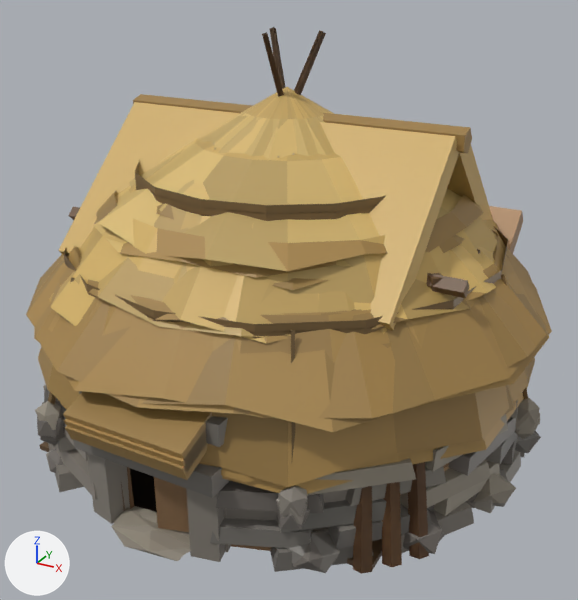
A saved change to the glTF model src/assets/band.glb.
Rendered twice from a 50 mm lens placed at (0.568, -1.026, 0.716), pointed at (0.006, -0.005, 0.205). Arrows for +X, +Y and +Z are at lower left; the lights stay in place. The older version comes first. Vertices at exactly the same position are counted once.

Before the edit, the objects in view are built like this:
```python
me_bld__hut1s = bpy.data.meshes.new('bld__hut1s')
me_bld__hut1s.from_pydata(...)  # 863 vertices, 1314 faces; spans x -0.41..0.407, y -0.411..0.389, z -0.006..0.495
me_bld__hut1s.materials.append(mat_defaultmaterial_007)
me_bld__leanto = bpy.data.meshes.new('bld__leanto')
me_bld__leanto.from_pydata(...)  # 124 vertices, 188 faces; spans x -0.32..0.32, y -0.134..0.274, z -0.008..0.356
me_bld__leanto.materials.append(mat_defaultmaterial_008)
me_bld__storehouse = bpy.data.meshes.new('bld__storehouse')
me_bld__storehouse.from_pydata(...)  # 144 vertices, 218 faces; spans x -0.27..0.27, y -0.275..0.221, z 0.0..0.502
me_bld__storehouse.materials.append(mat_defaultmaterial_012)
ob_bld__hut1s = bpy.data.objects.new('bld__hut1s', me_bld__hut1s)
ob_bld__hut1s.location = (0.0, 0.0, 0.0)
ob_bld__leanto = bpy.data.objects.new('bld__leanto', me_bld__leanto)
ob_bld__leanto.location = (0.0, 0.0, 0.0)
ob_bld__storehouse = bpy.data.objects.new('bld__storehouse', me_bld__storehouse)
ob_bld__storehouse.location = (0.0, 0.0, 0.0)
# also in view: 'bld__hut1d' at (-0.001, -0.007, 0.237); 'bld__hut0' at (0.002, 0.007, 0.302); 'bld__hut0s' at (0.006, -0.003, 0.303); 'bld__hut1' at (0.0, -0.008, 0.232); 'bld__hut0d' at (0.006, 0.001, 0.302)
```
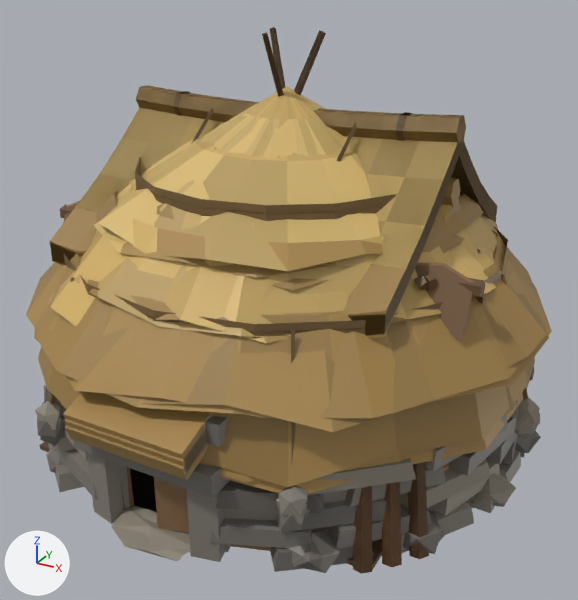
Pixel boxes (x1, y1, x2, y2) of what changed, in the pictures (578 x 600 px):
'bld__storehouse', reshaped (7% taller): before (58, 94, 493, 330); after (50, 85, 497, 338)
'bld__leanto', reshaped (mostly hidden): before (69, 206, 523, 298); after (60, 201, 534, 381)
'bld__storehoused', added (mostly hidden): after (50, 214, 494, 335)
'bld__storehouses', added (brown): after (437, 178, 461, 222)
part 1 of me_bld__leanto, rebuilt (mostly hidden afterwards): before (489, 206, 523, 255); after (67, 201, 483, 337)
part 2 of me_bld__leanto, rebuilt (not visible before): after (414, 274, 428, 290)
part 3 of me_bld__leanto, rebuilt (6% wider): before (69, 207, 469, 298); after (60, 204, 485, 297)
part 4 of me_bld__leanto, built on (mostly hidden): before (428, 273, 443, 293); after (63, 203, 483, 341)
part 5 of me_bld__storehouse, rebuilt (11% wider): before (58, 102, 459, 330); after (50, 107, 497, 338)
part 6 of me_bld__storehouse, reshaped: before (133, 94, 493, 221); after (136, 85, 466, 161)

The change in detail:
me_bld__leanto is used by ob_bld__leanto; location (0.0, 0.0, 0.0).
me_bld__leanto had 124 vertices, 188 faces and spanned x -0.32..0.32, y -0.134..0.274, z -0.008..0.356.
me_bld__leanto now has 598 vertices, 936 faces and spans x -0.34..0.34, y -0.164..0.314, z -0.01..0.364.
me_bld__leanto part 1: the loose piece of 8 vertices spanning x -0.3..0.3, y -0.114..0.254, z 0.009..0.331 is rebuilt with 119 vertices and now spans x -0.33..0.33, y -0.161..0.298, z 0.001..0.361.
me_bld__leanto part 2: the loose piece of 8 vertices spanning x 0.248..0.292, y -0.105..0.274, z 0.016..0.356 is rebuilt with 8 vertices and now spans x 0.255..0.279, y -0.155..0.305, z -0.01..0.349.
me_bld__leanto part 3: the loose piece of 8 vertices spanning x -0.32..0.32, y -0.132..-0.108, z 0.318..0.342 is rebuilt with 10 vertices and now spans x -0.34..0.34, y -0.13..-0.108, z 0.319..0.344.
me_bld__leanto part 4: 50 vertices removed from x -0.292..0.294, y -0.134..0.274, z -0.008..0.356; 369 vertices added at x -0.33..0.33, y -0.164..0.296, z -0.004..0.358.
Other edits to the shape of me_bld__leanto do not show in these pictures.
me_bld__storehouse is used by ob_bld__storehouse; location (0.0, 0.0, 0.0).
me_bld__storehouse had 144 vertices, 218 faces and spanned x -0.27..0.27, y -0.275..0.221, z 0.0..0.502.
me_bld__storehouse now has 1134 vertices, 1598 faces and spans x -0.261..0.261, y -0.314..0.261, z -0.01..0.516.
me_bld__storehouse part 5: the loose piece of 8 vertices spanning x -0.26..0.26, y -0.221..0.001, z 0.285..0.495 is rebuilt with 198 vertices and now spans x -0.26..0.26, y -0.235..0.235, z 0.282..0.495.
me_bld__storehouse part 6: 48 vertices removed from x -0.27..0.27, y -0.275..0.221, z 0.118..0.502; 772 vertices added at x -0.261..0.261, y -0.314..0.261, z -0.01..0.516.
Other edits to the shape of me_bld__storehouse do not show in these pictures.
Mesh me_bld__storehouses is new.
It has 1060 vertices, 1622 faces and spans x -0.261..0.261, y -0.262..0.262, z -0.006..0.431.
It uses material mat_defaultmaterial_014.
Mesh me_bld__storehoused is new.
It has 854 vertices, 1362 faces and spans x -0.261..0.261, y -0.314..0.261, z -0.01..0.516.
It uses material mat_defaultmaterial_013.
Object 'bld__storehouses' (ob_bld__storehouses) is new; it shows me_bld__storehouses.
Its location is (0.0, 0.0, 0.0).
Object 'bld__storehoused' (ob_bld__storehoused) is new; it shows me_bld__storehoused.
Its location is (0.0, 0.0, 0.0).
